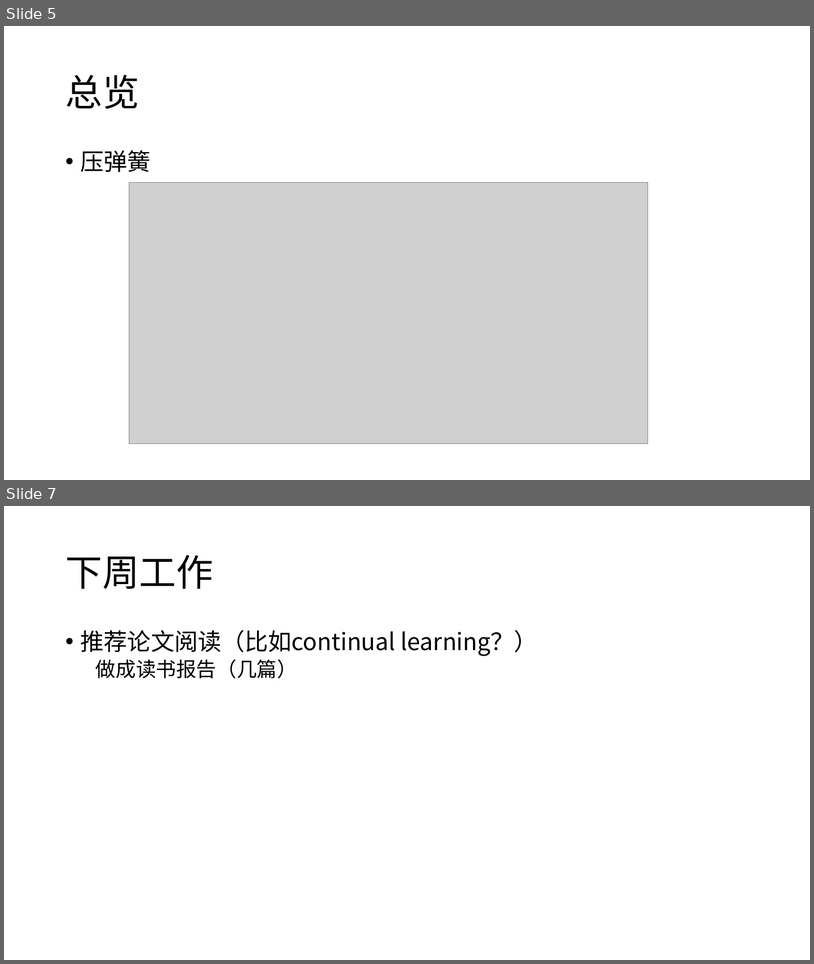
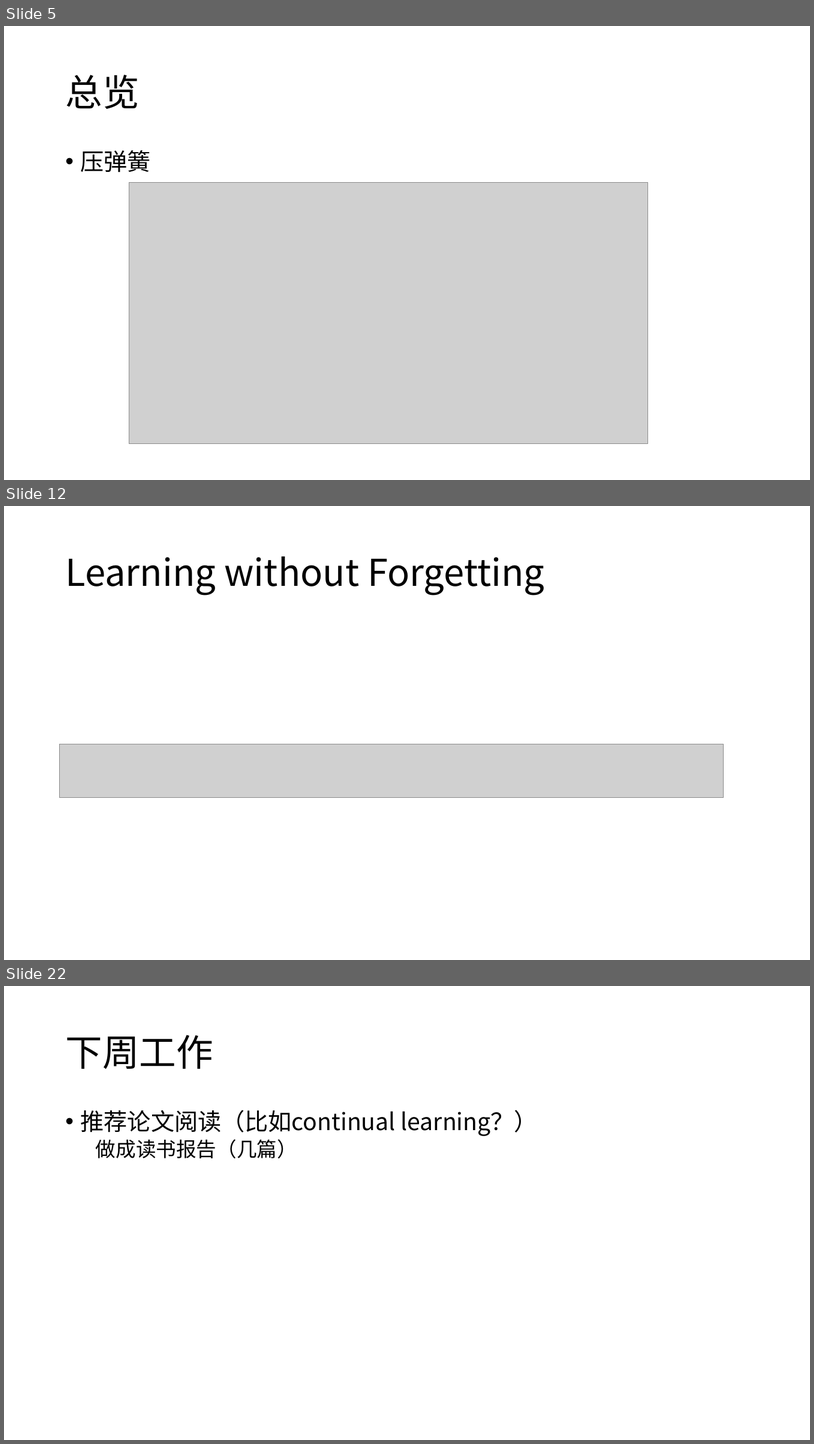
Before and after one commit to tchennech/Linux, a slide deck: 陈文儒.pptx. Shown one above the other, each under a label of ours: slides 5 and 7 before the commit, slides 5, 12 and 22 after it; the slides between them are not shown. The pictures are 814x964 and 814x1444 pixels, drawn with LibreOffice and Linux fonts; fonts in the diff are those of the drawing; grey boxes stand for pictures. Boxes give left, top, right and bottom in pixels: in the first picture for what was removed or moved away, otherwise in the second. Text is boxed around its words. In the diff, an @@ line names an element or a change of style, - is before the commit and + after.

```diff
--- a/陈文儒.pptx
+++ b/陈文儒.pptx
@@ slide 12 added at bbox=[4, 506, 810, 960], background #FFFFFF @@
@@ title added at bbox=[65, 556, 545, 595], 44 pt, text #000000 @@
+Learning without Forgetting
@@ picture added at bbox=[60, 744, 724, 797] @@
@@ what was slide 7 is now slide 22 @@
```
Also in this commit, not shown: 1 slide changed, 14 other slides added, 5 other files.
